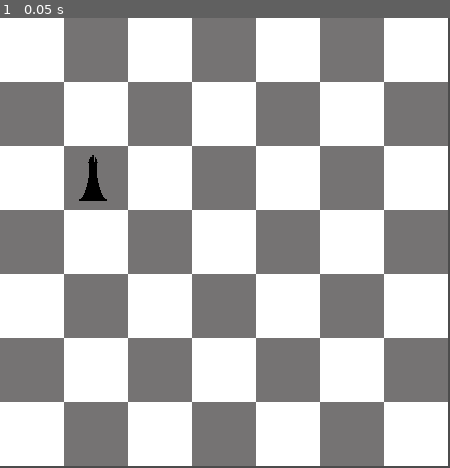
Above: before the commit, frame 1.
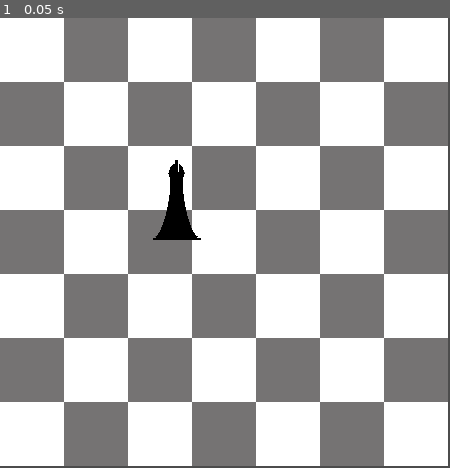
Above: after the commit, the same moment.

Repository: Spencer-Kotys/2D-Chess
Game: Godot game, scene res://MainScene.tscn
The game is run twice, just before and just after one commit, with the same random seed, the same clock (stepped at 60 frames per second) and the same inputs.
Inputs:
- Up to frame 1 (0.05 s): no input

The runs differ from the first frame. In frame 1, 1.0% of the frame differs, in the area x 17-45%, y 30-50%.

Commit message:
Get bishop to move with the mouse

Diff:
--- a/Godot/BlackBishop.gd
+++ b/Godot/BlackBishop.gd
@@ -1,20 +1,14 @@
 extends Sprite
 
+var grabbed = false
+var mouse_offset = Vector2()
 
-# Declare member variables here. Examples:
-# var a = 2
-# var b = "text"
+func _on_KinematicBody2D_input_event(viewport, event, shape_idx):
+	if event is InputEventMouseButton:
+		print("mouse click")
+		grabbed = event.pressed
+		mouse_offset = position - get_global_mouse_position()
 
-
-# Called when the node enters the scene tree for the first time.
-func _ready():
-	pass # Replace with function body.
-
-
-# Called every frame. 'delta' is the elapsed time since the previous frame.
-#func _process(delta):
-#	pass
-
-
-func _on_Area2D_area_entered(area):
-	print(area)
+func _process(delta):
+	if Input.is_mouse_button_pressed(BUTTON_LEFT) and grabbed:
+		position = get_global_mouse_position() + mouse_offset
--- a/Godot/BlackBishop.tscn
+++ b/Godot/BlackBishop.tscn
@@ -4,23 +4,26 @@
 [ext_resource path="res://Images/BlackBishop.png" type="Texture" id=2]
 
 [sub_resource type="CapsuleShape2D" id=1]
-radius = 13.0
+radius = 30.0
+height = 38.0
 
 [node name="BlackBishop" type="Sprite"]
 script = ExtResource( 1 )
 
 [node name="Image" type="TextureRect" parent="."]
-margin_right = 50.0
-margin_bottom = 50.0
+anchor_left = 1.0
+anchor_right = 91.0
+anchor_bottom = 87.0
+margin_left = -1.0
 texture = ExtResource( 2 )
 expand = true
 stretch_mode = 5
 
-[node name="Area2D" type="Area2D" parent="Image"]
-visible = false
-position = Vector2( 25, 25 )
+[node name="KinematicBody2D" type="KinematicBody2D" parent="Image"]
+position = Vector2( 46, 45 )
+input_pickable = true
 
-[node name="CollisionShape2D" type="CollisionShape2D" parent="Image/Area2D"]
+[node name="CollisionShape2D" type="CollisionShape2D" parent="Image/KinematicBody2D"]
 shape = SubResource( 1 )
 
-[connection signal="area_entered" from="Image/Area2D" to="." method="_on_Area2D_area_entered"]
+[connection signal="input_event" from="Image/KinematicBody2D" to="." method="_on_KinematicBody2D_input_event"]
--- a/Godot/MainScene.tscn
+++ b/Godot/MainScene.tscn
@@ -8,4 +8,4 @@
 [node name="Chess Board" parent="." instance=ExtResource( 1 )]
 
 [node name="BlackBishop" parent="." instance=ExtResource( 2 )]
-position = Vector2( 68, 136 )
+position = Vector2( 133, 141 )
